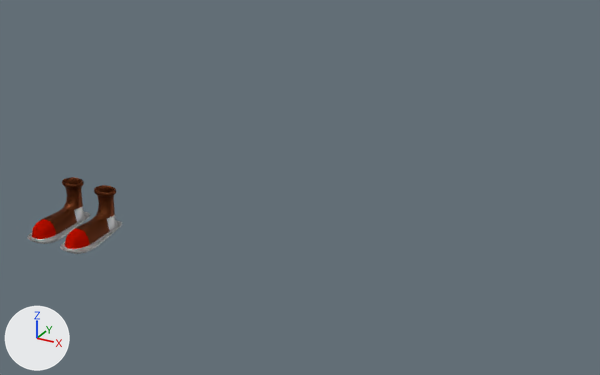
Two versions of the Blender file Assets/Models/Items.blend, one commit apart.
Camera for both pictures: a 50 mm lens placed at (2.78, -2.72, 1.85), pointed at (0.99, 0.54, 0.22). The lights are fixed; the arrows at lower left show +X, +Y and +Z. The same objects are shown in both versions, whatever each file hides.

Names of what the first picture shows: 'SpaceSuit'.
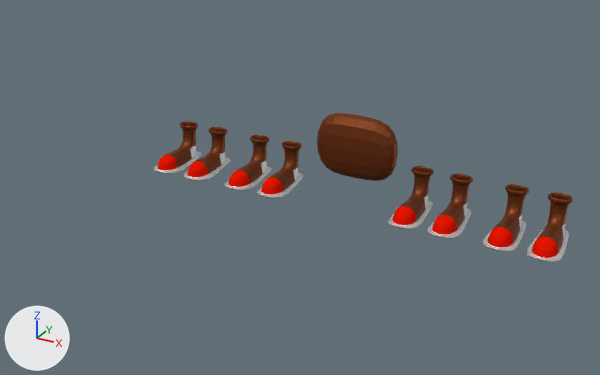
Pixel boxes [x1, y1, x2, y2] of what changed, in the pictures (600 x 375 px):
'SpaceSuit', moved: before [27, 177, 122, 254]; after [483, 184, 573, 263]
'Lab Coat', reshaped, moved (not visible before): after [317, 113, 398, 181]
'ModSuit', moved (not visible before): after [388, 166, 473, 239]
'Clown Suit', moved (not visible before): after [225, 135, 303, 199]
'Armor', moved (not visible before): after [154, 121, 230, 181]
part 1 of me_cylinder_014, cut back: after [317, 113, 398, 181]

The edits, one by one:
me_cylinder_014 is used by ob_lab_coat; location (0.0, 0.0, 0.0); rotation (1.571, 0.0, 0.0), in degrees (90, 0, 0).
me_cylinder_014 had 52 vertices, 50 faces and spanned x 0.008..0.208, y -0.06..0.19, z -0.196..0.185.
me_cylinder_014 now has 8 vertices, 6 faces and spans x 0.0..0.26, y 0.031..0.43, z -0.229..-0.077.
me_cylinder_014 part 1: the whole mesh is rebuilt.
me_cylinder_014 part 2: the surface is now shaded flat.
me_cylinder_014 no longer uses material mat_material_008_shine (white #e7e7e7).
me_cylinder_014 no longer uses material mat_red_shine (red #e71700).
Object 'Armor' (ob_armor) moves from (0.0, 0.0, 0.0) to (0.0, 1.0, 0.0).
Object 'SpaceSuit' (ob_spacesuit) moves from (0.0, 0.0, 0.0) to (2.0, 1.0, 0.0).
Object 'ModSuit' (ob_modsuit) moves from (0.0, 0.0, 0.0) to (1.5, 1.0, 0.0).
Object 'Clown Suit' (ob_clown_suit) moves from (0.0, 0.0, 0.0) to (0.5, 1.0, 0.0).
Object 'Lab Coat' (ob_lab_coat) moves from (0.0, 0.0, 0.0) to (1.0, 1.0, 0.0).
